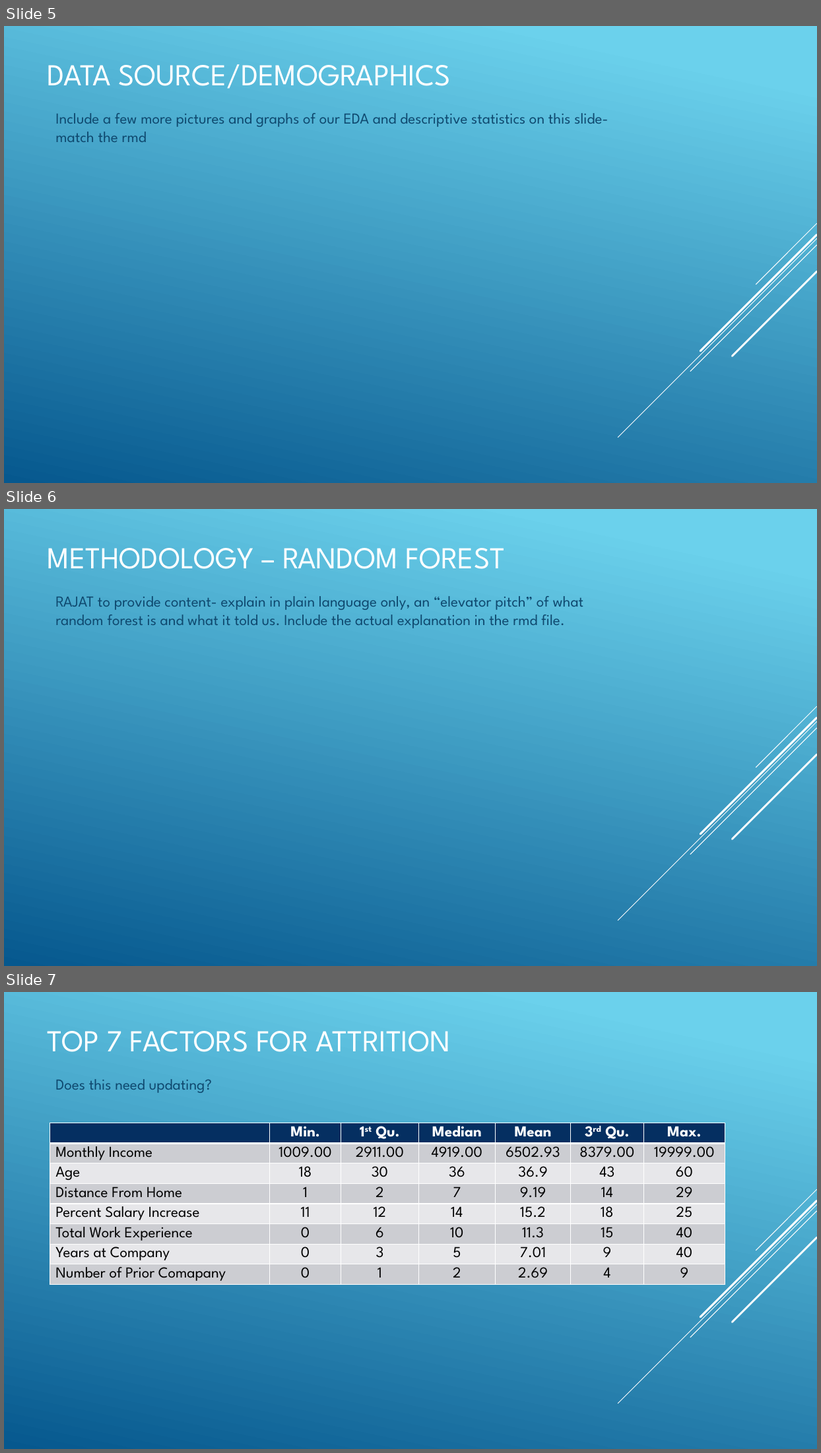
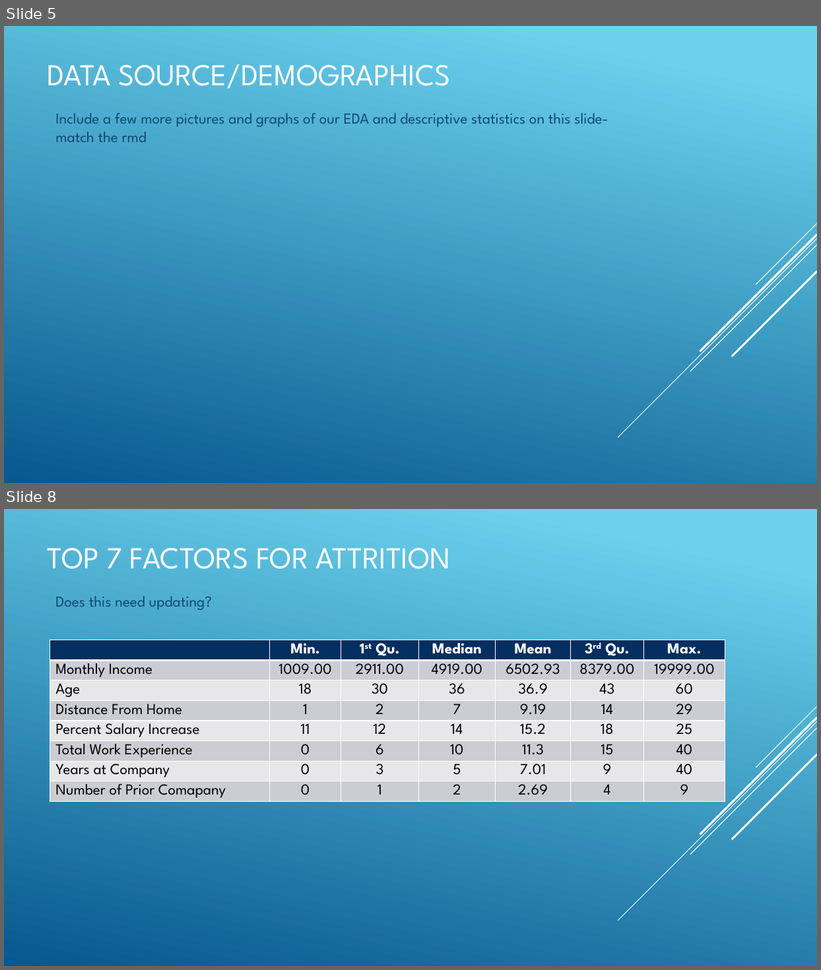
Before and after one commit to R-Chandna/MSDS6306_CaseStudy_2, a slide deck: Attrition_Case_Study_2_pptx_TAJAR_IP.pptx. Shown one above the other, each under a label of ours: slides 5, 6 and 7 before the commit, slides 5 and 8 after it; the slides between them are not shown. The pictures are 821x1453 and 821x970 pixels, drawn with LibreOffice and Linux fonts; fonts in the diff are those of the drawing. Boxes give left, top, right and bottom in pixels: in the first picture for what was removed or moved away, otherwise in the second. Text is boxed around its words. In the diff, an @@ line names an element or a change of style, - is before the commit and + after.

```diff
--- a/Attrition_Case_Study_2_pptx_TAJAR_IP.pptx
+++ b/Attrition_Case_Study_2_pptx_TAJAR_IP.pptx
@@ slide 6 removed at bbox=[4, 509, 817, 966], background gradient #6ED2EB to #06588E; not listed: 5 template elements that a slide beside it also shows @@
@@ title removed at bbox=[48, 548, 505, 569] @@
-METHODOLOGY – RANDOM FOREST
@@ text removed at bbox=[55, 596, 584, 628] @@
-RAJAT to provide content- explain in plain language only, an “elevator pitch” of what random forest is and what it told us. Include the actual explanation in the rmd file.
@@ what was slide 7 is now slide 8 @@
```
Also in this commit, not shown: 2 slides changed, 3 slides added, 1 other slide removed.
